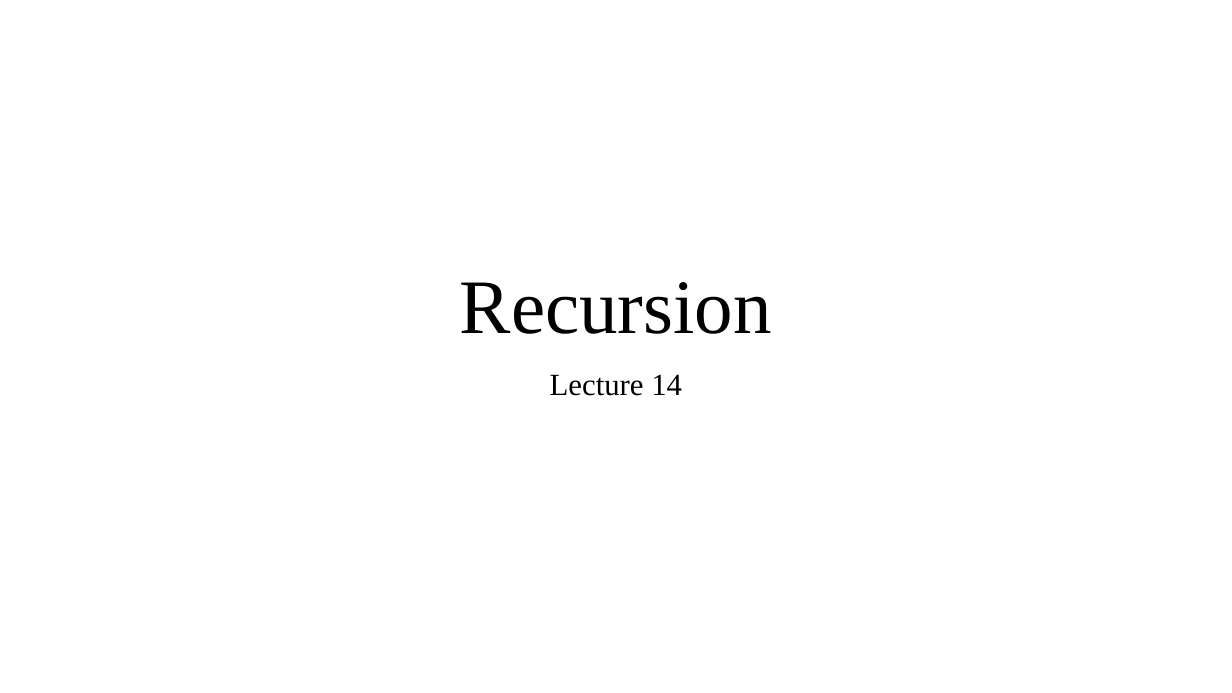
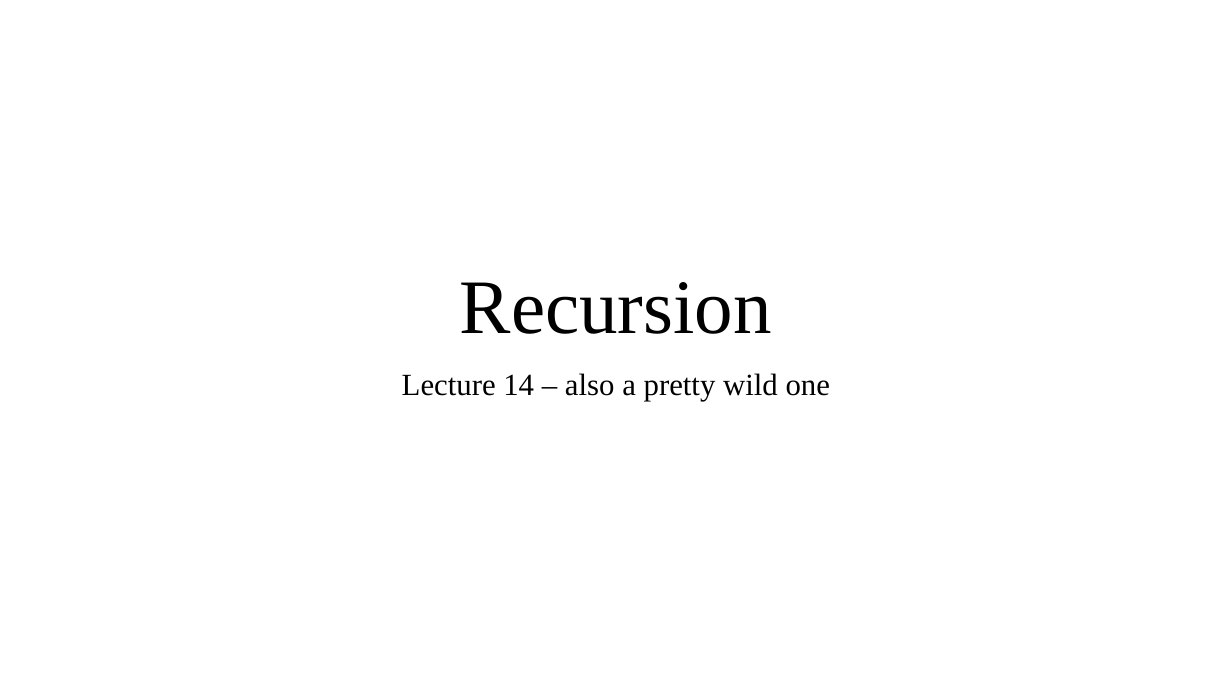
Before and after one commit to AughdonBreslin/CS501IntroToJava, a slide deck: slide 1 of Lectures/14_Recursion.pptx. Drawn at 1232x693 pixels with LibreOffice and Linux fonts; fonts in the diff are those of the drawing. Boxes give left, top, right and bottom in pixels: in the first picture for what was removed or moved away, otherwise in the second. Text is boxed around its words. In the diff, an @@ line names an element or a change of style, - is before the commit and + after.

Commit message:
Lectures 14 Recursion

```diff
--- a/Lectures/14_Recursion.pptx
+++ b/Lectures/14_Recursion.pptx
@@ subtitle at (402,373,830,401): text changed @@
-Lecture 14
+Lecture 14 – also a pretty wild one
```
Also in this commit, not shown: 1 other slide changed, 4 slides added, 7 other files.
